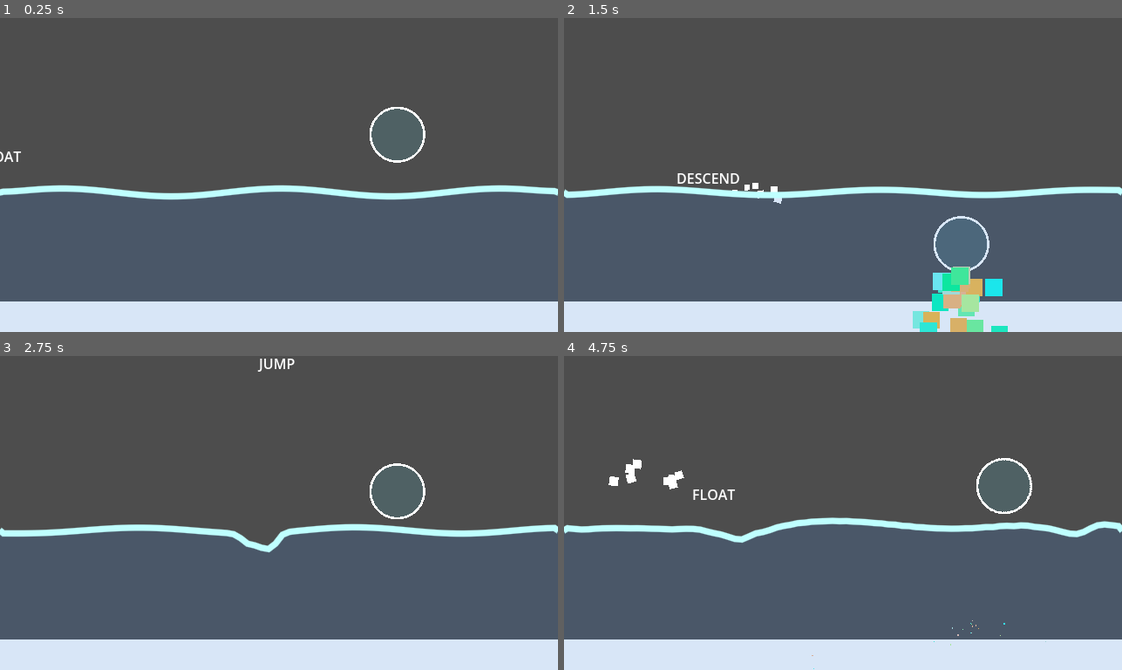
Above: before the commit, frames 1-4 (two rows, left to right).
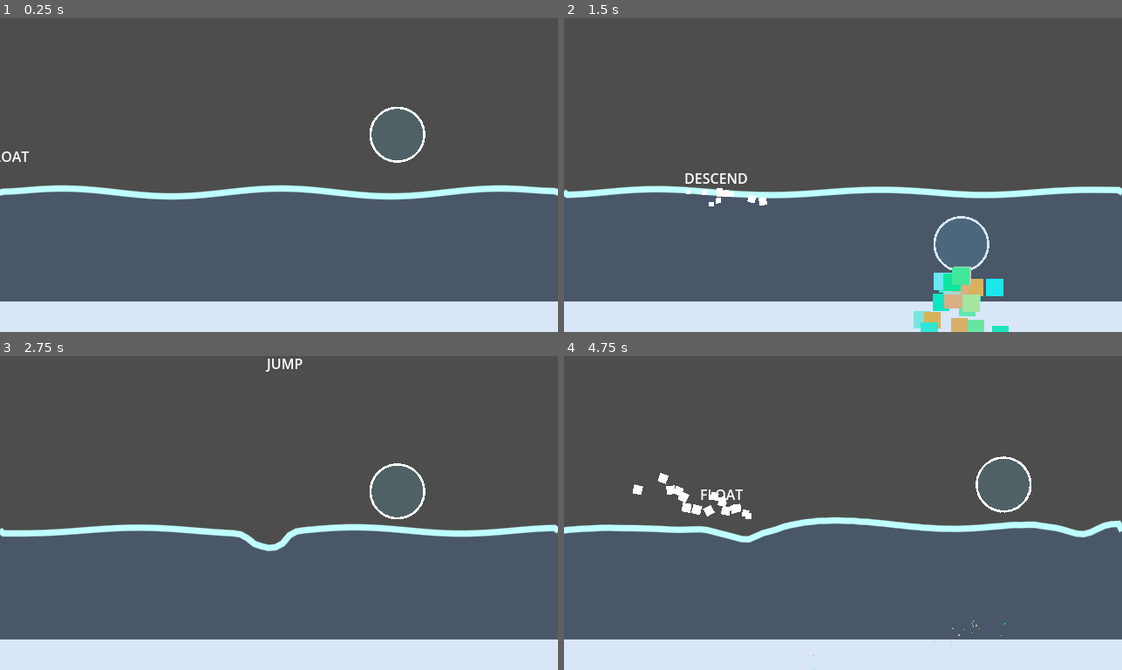
Above: after the commit, the same moments.

Repository: ron0studios/Global-Game-Jam-2025
Game: Godot game, scene res://objects/sandbox.tscn
Two runs of this game, one before a commit and one after it. Both use one fixed random seed, a clock stepped at 60 frames per second and the inputs below. The engine's default icon, where the game draws it, is replaced by a stand-in: a white triangle on a blue panel in a dark square.
Inputs (mouse positions are in pixels of both pictures, inside the frame that each line leads up to):
- Up to frame 1 (0.25 s): no input
- Up to frame 2 (1.5 s): move the mouse to (965, 159) at 0.52 s; hold Right (ui_right) 0.53-1.28 s; hold Space (blow) 0.53-1.28 s; move the mouse to (731, 190) at 1.27 s; hold Down (ui_down) from 1.28 s (still down); tap Space (blow) at 1.35 s
- Up to frame 3 (2.75 s): move the mouse to (334, 443) at 2.02 s; release Down (ui_down) at 2.03 s; hold Right (ui_right) from 2.03 s (still down); hold Space (blow) from 2.03 s (still down)
- Up to frame 4 (4.75 s): move the mouse to (815, 575) at 2.77 s; release Right (ui_right) at 2.78 s; release Space (blow) at 2.78 s; hold Up (ui_up) 2.78-3.53 s; tap Space (blow) at 2.85, 4.35 s; move the mouse to (1010, 560) at 3.52 s; hold Space (blow) 3.53-4.28 s; hold Left (ui_left) from 3.53 s (still down); move the mouse to (675, 465) at 4.27 s

The runs differ from the first frame. In frame 1, 0.1% of the frame differs, in the area x 0-6%, y 42-46%; in frame 2, 0.7%; in frame 3, 0.5%; in frame 4, 2.0%, in the area x 0-100%, y 31-100%.

Commit message:
localised blowing particles + borders

Diff:
--- /dev/null
+++ b/objects/blowparticle.tscn
@@ -0,0 +1,20 @@
+[gd_scene load_steps=2 format=3 uid="uid://cmjwmpefnsswm"]
+
+[sub_resource type="Curve" id="Curve_p0x7g"]
+max_value = 10.0
+_data = [Vector2(0, 5.31572), 0.0, 22.6659, 0, 0, Vector2(1, 0), -37.9347, 0.0, 0, 0]
+point_count = 2
+
+[node name="blowparticle" type="CPUParticles2D"]
+position = Vector2(0, -32)
+emitting = false
+one_shot = true
+explosiveness = 0.72
+direction = Vector2(0, -1)
+spread = 3.97
+gravity = Vector2(0, 500)
+initial_velocity_min = 300.0
+initial_velocity_max = 500.0
+angular_velocity_min = -105.88
+angular_velocity_max = 116.47
+scale_amount_curve = SubResource("Curve_p0x7g")
--- a/objects/bubble.tscn
+++ b/objects/bubble.tscn
@@ -42,7 +42,7 @@
 shape = SubResource("CircleShape2D_cju41")
 
 [node name="CPUParticles2D" type="CPUParticles2D" parent="."]
-position = Vector2(0, 32)
+position = Vector2(1, 32)
 emitting = false
 amount = 32
 one_shot = true
--- a/objects/player.tscn
+++ b/objects/player.tscn
@@ -99,11 +99,6 @@
 [sub_resource type="RectangleShape2D" id="RectangleShape2D_beq50"]
 size = Vector2(20, 239)
 
-[sub_resource type="Curve" id="Curve_p0x7g"]
-max_value = 10.0
-_data = [Vector2(0, 5.31572), 0.0, 22.6659, 0, 0, Vector2(1, 0), -37.9347, 0.0, 0, 0]
-point_count = 2
-
 [node name="Player" type="CharacterBody2D"]
 script = ExtResource("1_1uga2")
 
@@ -139,20 +134,6 @@
 shape = SubResource("RectangleShape2D_beq50")
 disabled = true
 
-[node name="blowparticle" type="CPUParticles2D" parent="BlowArea"]
-position = Vector2(0, -32)
-emitting = false
-one_shot = true
-explosiveness = 0.72
-direction = Vector2(0, -1)
-spread = 3.97
-gravity = Vector2(0, 500)
-initial_velocity_min = 300.0
-initial_velocity_max = 500.0
-angular_velocity_min = -105.88
-angular_velocity_max = 116.47
-scale_amount_curve = SubResource("Curve_p0x7g")
-
 [node name="Breathtimer" type="Timer" parent="."]
 one_shot = true
 
--- a/objects/sandbox.tscn
+++ b/objects/sandbox.tscn
@@ -9,6 +9,9 @@
 
 [sub_resource type="RectangleShape2D" id="RectangleShape2D_f2nrx"]
 size = Vector2(1173, 57)
+
+[sub_resource type="RectangleShape2D" id="RectangleShape2D_eus6r"]
+size = Vector2(50, 800)
 
 [node name="sandbox" type="Node2D"]
 script = ExtResource("1_xq8u2")
@@ -37,6 +40,22 @@
 position = Vector2(581.5, 604.5)
 shape = SubResource("RectangleShape2D_f2nrx")
 
+[node name="StaticBody2D2" type="StaticBody2D" parent="box"]
+collision_layer = 3
+collision_mask = 3
+
+[node name="CollisionShape2D" type="CollisionShape2D" parent="box/StaticBody2D2"]
+position = Vector2(145, 179)
+shape = SubResource("RectangleShape2D_eus6r")
+
+[node name="StaticBody2D3" type="StaticBody2D" parent="box"]
+collision_layer = 3
+collision_mask = 3
+
+[node name="CollisionShape2D" type="CollisionShape2D" parent="box/StaticBody2D3"]
+position = Vector2(833, 179)
+shape = SubResource("RectangleShape2D_eus6r")
+
 [node name="bubble" parent="." instance=ExtResource("1_0m1l4")]
 position = Vector2(456, 128)
 
--- a/player.gd
+++ b/player.gd
@@ -78,8 +78,13 @@
 
 	if Input.is_action_just_released("blow"):
 		print(global_position.direction_to($BlowArea/CollisionShape2D.global_position).normalized())
+		var blowparticle = preload("res://objects/blowparticle.tscn").instantiate()
+		blowparticle.rotation = $BlowArea.rotation
+		get_parent().add_child(blowparticle)
+		blowparticle.global_position = global_position
+		blowparticle.emitting = true
+
 		blowing = false
-		$BlowArea/blowparticle.emitting = true
 		force = ($Breathtimer.wait_time-$Breathtimer.time_left)/$Breathtimer.wait_time
 
 	if Input.is_action_pressed("blow"): #Space key
@@ -89,8 +94,6 @@
 		blowing = breath < 100
 		breath = min(100, breath+delta*60)
 
-	if Input.is_action_just_released("blow"):
-		$BlowArea/blowparticle.emitting = true
 
 	$Label.text = str(breath) + "%"
 
Not shown: 1 places in objects/player.tscn that only renumber resources
Not shown: 1 places in objects/sandbox.tscn that only renumber resources
